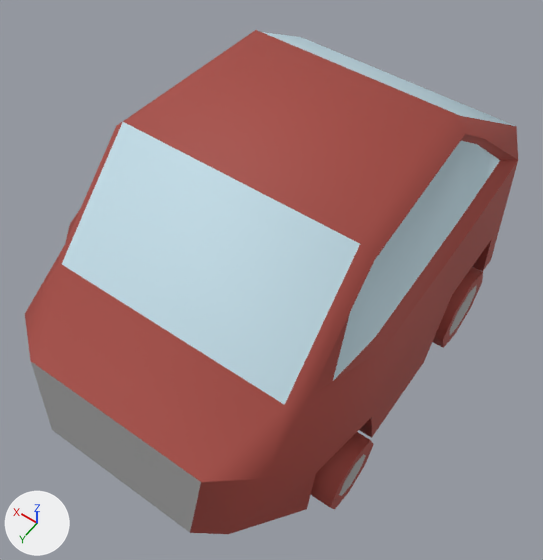
What one commit did to the FBX model GameJam_Sevilla 2015/Assets/Blocks/coche.fbx.
Both versions are drawn from a camera (50 mm lens) standing at (0.999, 0.112, 1.483) and looking at (1.185, -0.148, 1.073). Every picture has the same lights, and +X, +Y and +Z are marked at lower left. Where no turn or scale is listed for an object, it has been applied to the vertices. Vertices at the same position are counted once.

The older version as bpy lines, for what is in view:
```python
me_mesh = bpy.data.meshes.new('Mesh')
me_mesh.from_pydata(...)  # 162 vertices, 138 faces; spans x -0.117..0.117, y -0.333..0.01, z -0.02..0.188
# faces by material slot: [125, 8, 5]
me_mesh.materials.append(mat_carpaint_red)  # red #a5483f
me_mesh.materials.append(mat_glass)  # cyan #c2dce7
me_mesh.materials.append(mat_metal01)  # grey #acacac
# before: 7 (-0.107, -0.302, 0.122) at pixel (518, 160), 12 (-0.076, -0.252, 0.18) at pixel (460, 115), 13 (-0.094, -0.333, 0.041), 85 (0.093, -0.328, 0.127) at pixel (301, 37), 86 (0.107, -0.302, 0.122)
# before: 92 (0.076, -0.252, 0.18) at pixel (261, 31), 93 (0.094, -0.333, 0.041), 94 (0.112, -0.306, 0.014), 104 (-0.112, -0.306, 0.014) at pixel (490, 260), 112 (-0.093, -0.328, 0.127) at pixel (516, 126)
ob_coche = bpy.data.objects.new('coche', me_mesh)
ob_coche.location = (1.1922, 0.0, 1.0)
```
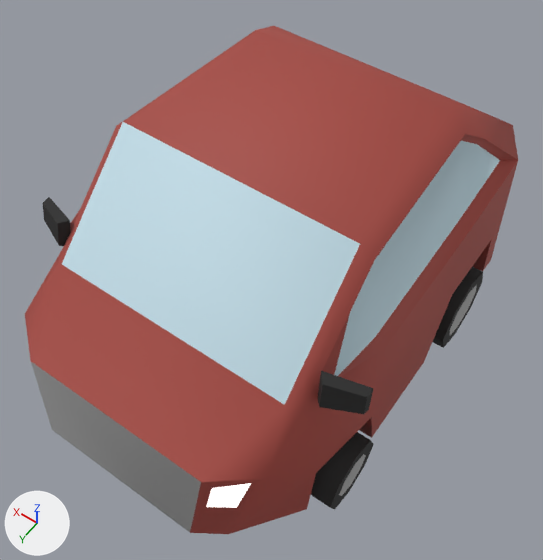
Commit message: camion y coche

The change in detail:
Material 'light_red' (mat_light_red) is new.
Its base color is (0.8, 0.0114, 0.0156) (red #e71c22).
Its roughness is 0.69.
Its emission color is (0.8, 0.0114, 0.0156) (red #e71c22).
Its emission strength is 1.65.
Material 'goma' (mat_goma) is new.
Its base color is (0.0204, 0.0204, 0.0204) (black #272727).
Its roughness is 0.853.
Material 'light_white' (mat_light_white) is new.
Its base color is (0.8, 0.8, 0.8) (white #e7e7e7).
Its roughness is 0.69.
Its emission color is (0.8, 0.8, 0.8) (white #e7e7e7).
Its emission strength is 1.65.
me_mesh is used by ob_coche; location (1.1922, 0.0, 1.0).
Verts and faces of me_mesh; kept vertices keep their numbers, new ones are numbered from 162.
me_mesh had 162 vertices, 138 faces and spanned x -0.117..0.117, y -0.333..0.01, z -0.02..0.188.
me_mesh now has 202 vertices, 166 faces and spans x -0.122..0.119, y -0.333..0.01, z -0.02..0.188.
Part 1, on me_mesh:
2 faces are deleted.
28 vertices are added at x -0.122..0.119, y -0.08..0.01, z 0.002..0.14.
2 new faces join them, mat_light_white (white #e7e7e7).
8 new faces join them, mat_carpaint_red (red #a5483f).
10 new faces join them, mat_goma (black #272727).
2 new faces join them, mat_glass (cyan #c2dce7).
Part 2, on me_mesh:
Faces deleted: (85, 93, 94, 86), (7, 104, 13, 112).
Vertex 12 moves to (-0.074, -0.264, 0.179), pixel (466, 104).
Vertex 85 moves to (0.09, -0.327, 0.128), pixel (302, 37).
Vertex 92 moves to (0.074, -0.264, 0.179), pixel (274, 25).
Vertex 112 moves to (-0.09, -0.327, 0.128), pixel (512, 124).
New vertex 166 is at (-0.105, -0.306, 0.118).
New vertex 167 is at (-0.093, -0.323, 0.122).
New vertex 168 is at (-0.106, -0.307, 0.091).
New vertex 169 is at (-0.094, -0.325, 0.095).
New vertex 172 is at (0.107, -0.302, 0.122).
New vertex 175 is at (0.094, -0.333, 0.041).
New vertex 176 is at (0.112, -0.306, 0.014).
New vertex 177 is at (0.09, -0.327, 0.128), pixel (302, 37).
New vertex 182 is at (0.105, -0.306, 0.118).
New vertex 183 is at (0.093, -0.323, 0.122).
New vertex 184 is at (0.106, -0.307, 0.091).
New vertex 185 is at (0.094, -0.325, 0.095).
New faces: (166, 168, 169, 167), (182, 183, 185, 184) (mat_light_red (red #e71c22)).
New faces: (7, 166, 167, 112), (7, 104, 168, 166), (13, 169, 168, 104), (13, 112, 167, 169), (172, 177, 183, 182), (172, 182, 184, 176) (mat_carpaint_red (red #a5483f)).
New faces: (175, 176, 184, 185), (175, 185, 183, 177) (mat_carpaint_red (red #a5483f)).
me_mesh part 3: 68 faces spanning x -0.117..0.117, y -0.281..-0.06, z -0.02..0.046 switch from mat_carpaint_red (red #a5483f) to mat_goma (black #272727).
me_mesh now uses material mat_light_white (white #e7e7e7).
me_mesh now uses material mat_light_red (red #e71c22).

What differs and where, as boxes (x1, y1, x2, y2) in the pictures (543 x 560 px):
'coche', reshaped
    before: (25, 30, 518, 534)
    after: (25, 26, 518, 534)
part 1 of me_mesh, built on
    before: (190, 479, 266, 534)
    after: (42, 197, 373, 534)
part 2 of me_mesh, built on
    before: (257, 30, 518, 160)
    after: (257, 26, 518, 160)
part 3 of me_mesh, recoloured (red to black)
    both: (311, 267, 483, 509)
